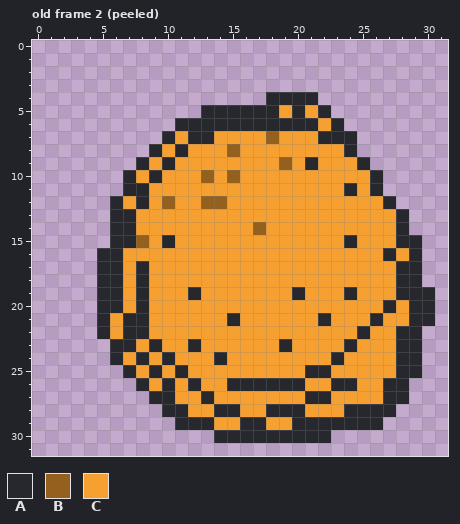
Pixel-art file, stored at gfx/acorn.aseprite. Above is the file before it was changed.
32x32 pixels, 2 frames. Shown: old frame 2 (peeled). The commit also changed other frames, which this record leaves out.
Palette (. is transparent): A #27282d  B #93601d  C #f5a030
Pixels before, old frame 2 (peeled), first column x 5:
 4 .............AAAA.........
 5 ........AAAAAACACA........
 6 ......AAAAAAAAAAACA.......
 7 .....ACAACCCCBCCCAAA......
 8 ....ACACCCBCCCCCCCCA......
 9 ...ACACCCCCCCCBCACCCA.....
10 ..ACACCCBCBCCCCCCCCCCA....
11 ..AACCCCCCCCCCCCCCCACA....
12 .ACACBCCBBCCCCCCCCCCCCA...
13 .AACCCCCCCCCCCCCCCCCCCCA..
14 .AACCCCCCCCCBCCCCCCCCCCA..
15 .AABCACCCCCCCCCCCCCACCCAA.
16 AACCCCCCCCCCCCCCCCCCCCACA.
17 AACACCCCCCCCCCCCCCCCCCCAA.
18 AACACCCCCCCCCCCCCCCCCCCAA.
19 AACACCCACCCCCCCACCCACCCAAA
20 AACACCCCCCCCCCCCCCCCCCACAA
21 ACAACCCCCCACCCCCCACCCACCAA
22 ACAACCCCCCCCCCCCCCCCACCAA.
23 .AACACCACCCCCCACCCCACCCAA.
24 .ACACACCCACCCCCCCCACCCCAA.
25 ..ACACACCCCCCCCCAACCCCCAA.
26 ...ACACACCAAAAAACCAACCAA..
27 ....AACCACCCCCCCAACCCCAA..
28 .....AACCAACCAAACCCAAAA...
29 ......AAACCAACCAAAAAAA....
30 .........AAAAAAAAA........
The result:
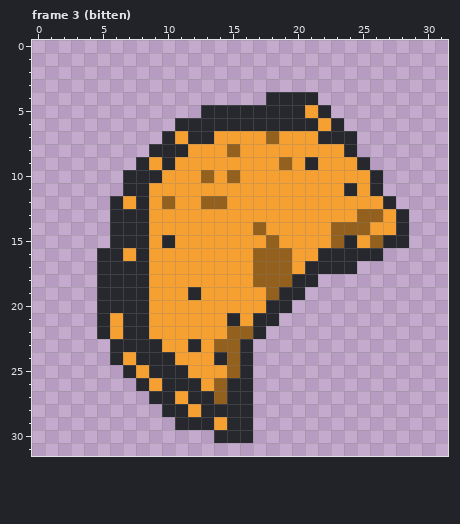
A new or re-ordered frame is compared with the old frame closest to it.
Difference:
frames 2 -> 4
Frame 3 (bitten) is new; against old frame 2 (peeled):
Colour B gives way to colour A in row 15 at x 8.
Colour C gives way to colour A in row 5 at x 19; in row 8 at x 10; in row 10 at x 8; in rows 13 to 14 at x 8; in row 15 at x 27; in row 16 at x 8 and 22 to 26.
Colour C gives way to colour A in row 17 at x 7 and 21 to 24; in row 18 at x 7 and 20 to 21; in row 19 at x 7 and 19; in row 20 at x 7 and 18 to 19; in row 21 at x 17 to 18; in row 22 at x 17.
Colour C gives way to colour A in row 23 at x 8 and 16; in row 24 at x 9 and 16; in row 25 at x 10 and 16; in row 26 at x 11; in row 27 at x 12 and 15 to 16; in row 28 at x 13 and 16.
Colour C gives way to colour A in row 29 at x 15.
Colour C gives way to colour B in row 13 at x 25 to 26; in row 14 at x 23 to 25; in row 15 at x 18, 23 and 26; in rows 16 to 18 at x 17 to 19; in row 19 at x 18; in row 22 at x 15 to 16.
Colour C gives way to colour B in row 23 at x 14 to 15; in rows 24 to 25 at x 15; in rows 26 to 27 at x 14.
The edit erases colour A in row 15 at x 29; in row 16 at x 27 and 29; in rows 17 to 18 at x 28 to 29; in row 19 at x 24 and 28 to 30; in row 20 at x 27 and 29 to 30; in row 21 at x 22, 26 and 29 to 30.
The edit erases colour A in row 22 at x 25 and 28 to 29; in row 23 at x 19, 24 and 28 to 29; in row 24 at x 23 and 28 to 29; in row 25 at x 21 to 22 and 28 to 29; in row 26 at x 17 to 20, 23 to 24 and 27 to 28; in row 27 at x 21 to 22 and 27 to 28.
The edit erases colour A in row 28 at x 18 to 20 and 24 to 27; in row 29 at x 17 and 20 to 26; in row 30 at x 17 to 22.
The edit erases colour C in row 16 at x 28; in row 17 at x 25 to 27; in row 18 at x 22 to 27; in row 19 at x 21 to 23 and 25 to 27; in row 20 at x 20 to 26 and 28; in row 21 at x 19 to 21, 23 to 25 and 27 to 28.
The edit erases colour C in row 22 at x 18 to 24 and 26 to 27; in row 23 at x 17 to 18, 20 to 23 and 25 to 27; in row 24 at x 17 to 22 and 24 to 27; in row 25 at x 17 to 20 and 23 to 27; in row 26 at x 21 to 22 and 25 to 26; in row 27 at x 17 to 20 and 23 to 26.
The edit erases colour C in row 28 at x 17 and 21 to 23; in row 29 at x 18 to 19.
Where, in picture pixels (left, top, right, bottom), the same in both pictures:
changed: (279, 105, 292, 118)
changed: (123, 144, 435, 443)
